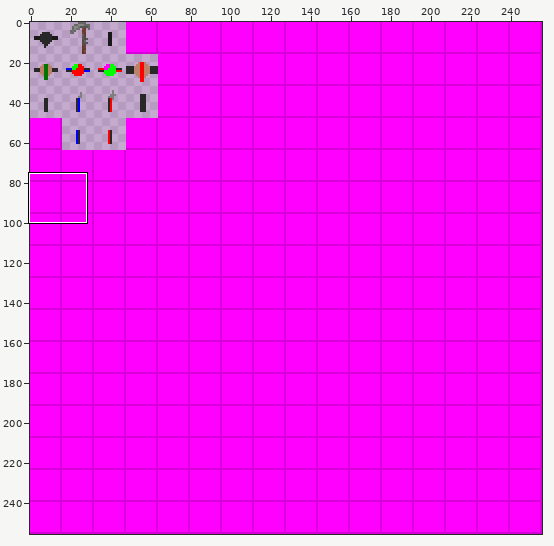
Sprite sheet -- Assets/Sprites/Spritemap.png. Above, an overview of the earlier version with the close-up marked.
Close-up. Before:
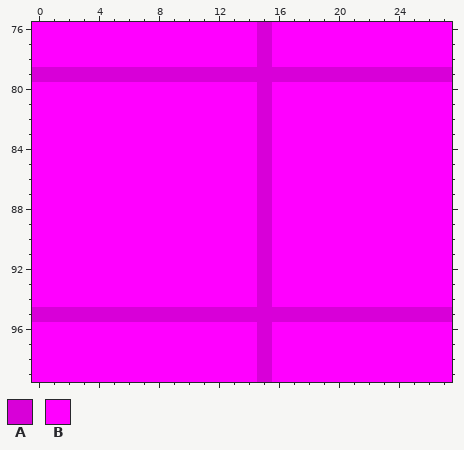
The file is 256x256 pixels. Colours within 5 levels of each other are drawn and written as one. Shown: x 0..27, y 76..99.
Palette (. is transparent): A #d800d8  B #ff00ff
Pixels before, first column x 0:
 76 BBBBBBBBBBBBBBBABBBBBBBBBBBB
 77 BBBBBBBBBBBBBBBABBBBBBBBBBBB
 78 BBBBBBBBBBBBBBBABBBBBBBBBBBB
 79 AAAAAAAAAAAAAAAAAAAAAAAAAAAA
 80 BBBBBBBBBBBBBBBABBBBBBBBBBBB
 81 BBBBBBBBBBBBBBBABBBBBBBBBBBB
 82 BBBBBBBBBBBBBBBABBBBBBBBBBBB
 83 BBBBBBBBBBBBBBBABBBBBBBBBBBB
 84 BBBBBBBBBBBBBBBABBBBBBBBBBBB
 85 BBBBBBBBBBBBBBBABBBBBBBBBBBB
 86 BBBBBBBBBBBBBBBABBBBBBBBBBBB
 87 BBBBBBBBBBBBBBBABBBBBBBBBBBB
 88 BBBBBBBBBBBBBBBABBBBBBBBBBBB
 89 BBBBBBBBBBBBBBBABBBBBBBBBBBB
 90 BBBBBBBBBBBBBBBABBBBBBBBBBBB
 91 BBBBBBBBBBBBBBBABBBBBBBBBBBB
 92 BBBBBBBBBBBBBBBABBBBBBBBBBBB
 93 BBBBBBBBBBBBBBBABBBBBBBBBBBB
 94 BBBBBBBBBBBBBBBABBBBBBBBBBBB
 95 AAAAAAAAAAAAAAAAAAAAAAAAAAAA
 96 BBBBBBBBBBBBBBBABBBBBBBBBBBB
 97 BBBBBBBBBBBBBBBABBBBBBBBBBBB
 98 BBBBBBBBBBBBBBBABBBBBBBBBBBB
 99 BBBBBBBBBBBBBBBABBBBBBBBBBBB
And afterwards:
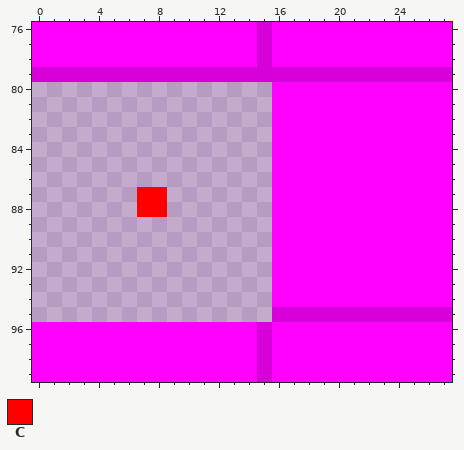
Colours new in this view: C #ff0000
The exact change:
y 80..86: x 0..15 BBBBBBBBBBBBBBBA -> ................
y 87..88: x 0..15 BBBBBBBBBBBBBBBA -> .......CC.......
y 89..94: x 0..15 BBBBBBBBBBBBBBBA -> ................
y 95: x 0..15 AAAAAAAAAAAAAAAA -> ................
